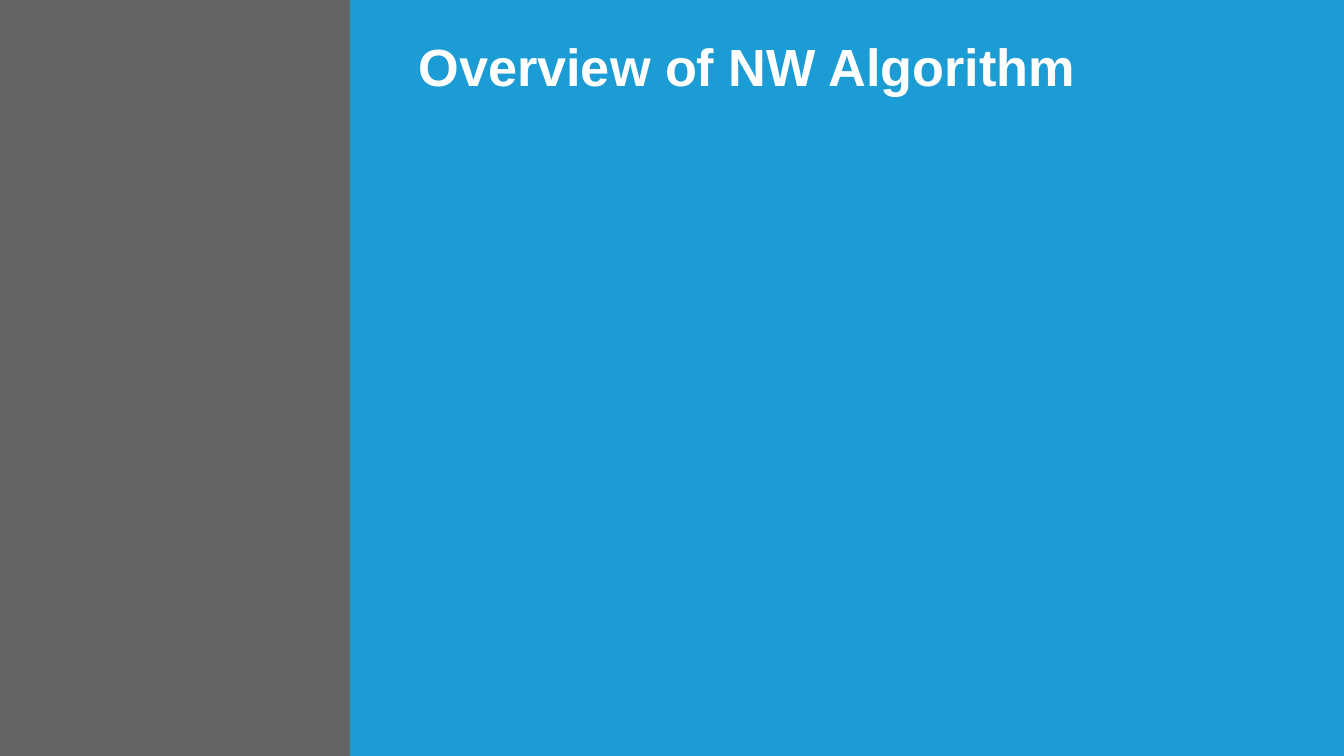
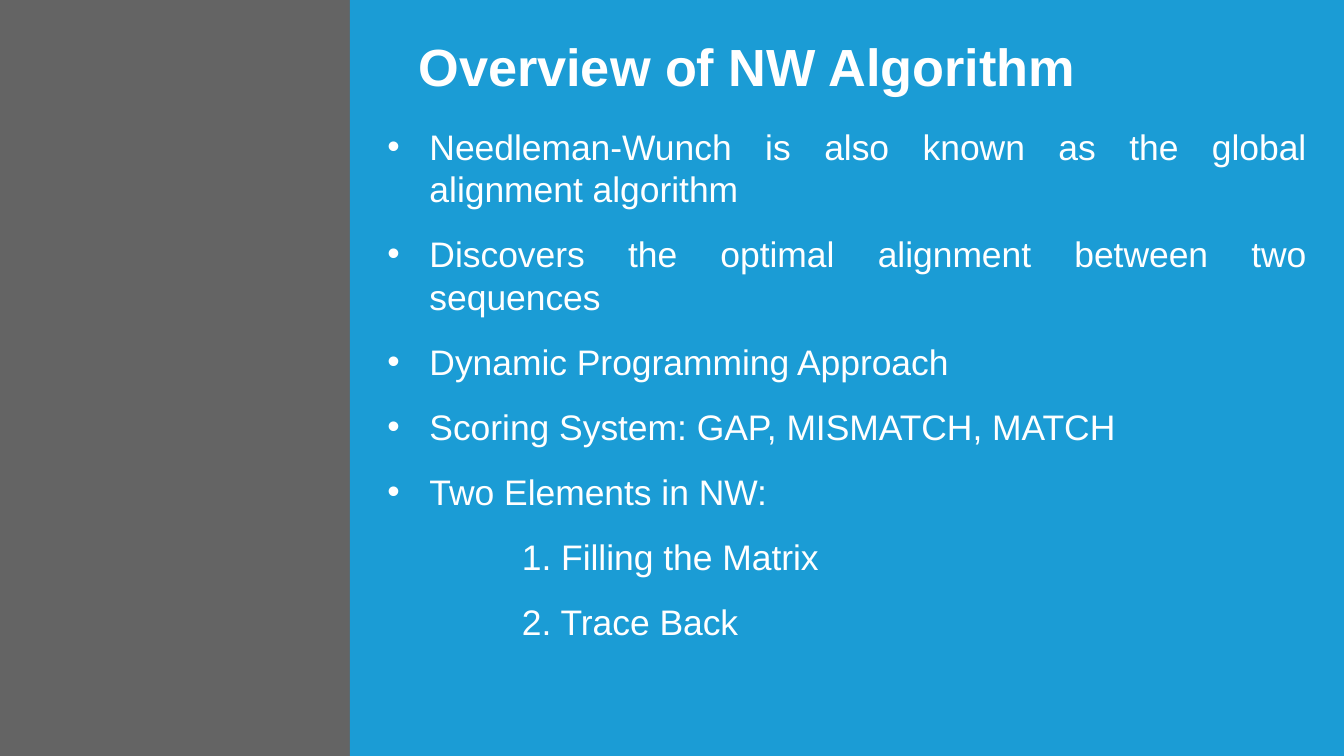
Before and after one commit to blakeklasing/NW-Parallel, a slide deck: slide 3 of NW-Parallel Presentation.pptx. Drawn at 1344x756 pixels with LibreOffice and Linux fonts; fonts in the diff are those of the drawing; background and template pictures are left out; a plain dark background stands for a picture behind light text. Boxes give left, top, right and bottom in pixels: in the first picture for what was removed or moved away, otherwise in the second. Text is boxed around its words. In the diff, an @@ line names an element or a change of style, - is before the commit and + after.

Commit message:
Modified PPT

```diff
--- a/NW-Parallel Presentation.pptx
+++ b/NW-Parallel Presentation.pptx
@@ text added at [429,134,1306,636], 19 pt, text #FFFFFF @@
+• Needleman-Wunch is also known as the global alignment algorithm
+• Discovers the optimal alignment between two sequences
+• Dynamic Programming Approach
+• Scoring System: GAP, MISMATCH, MATCH
+• Two Elements in NW:
+    1. Filling the Matrix
+    2. Trace Back
```
Also in this commit, not shown: 1 other slide changed.
